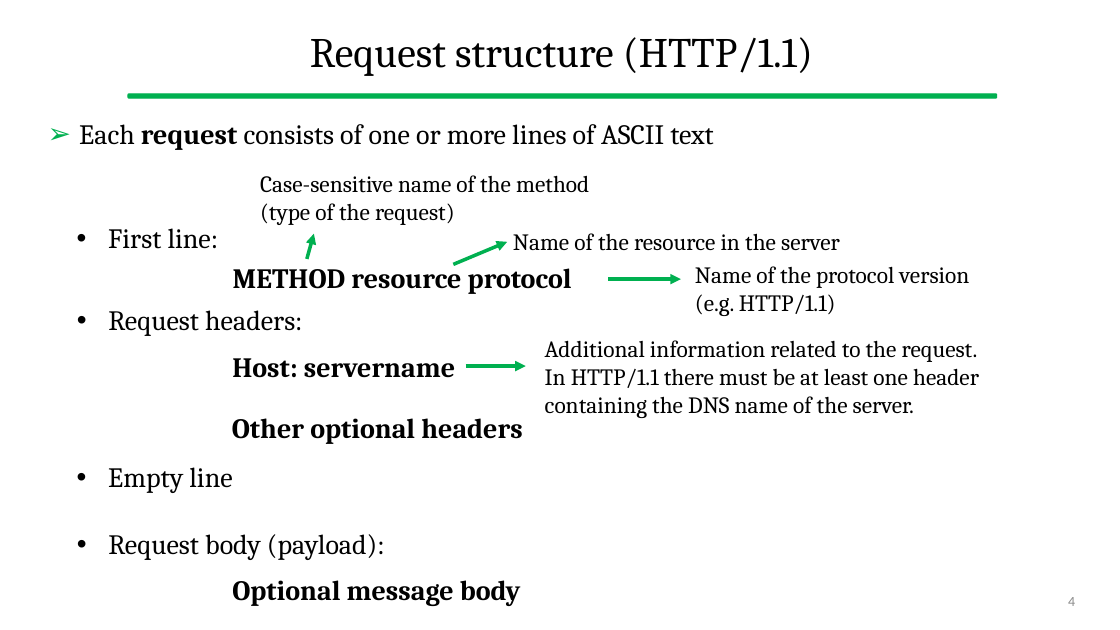
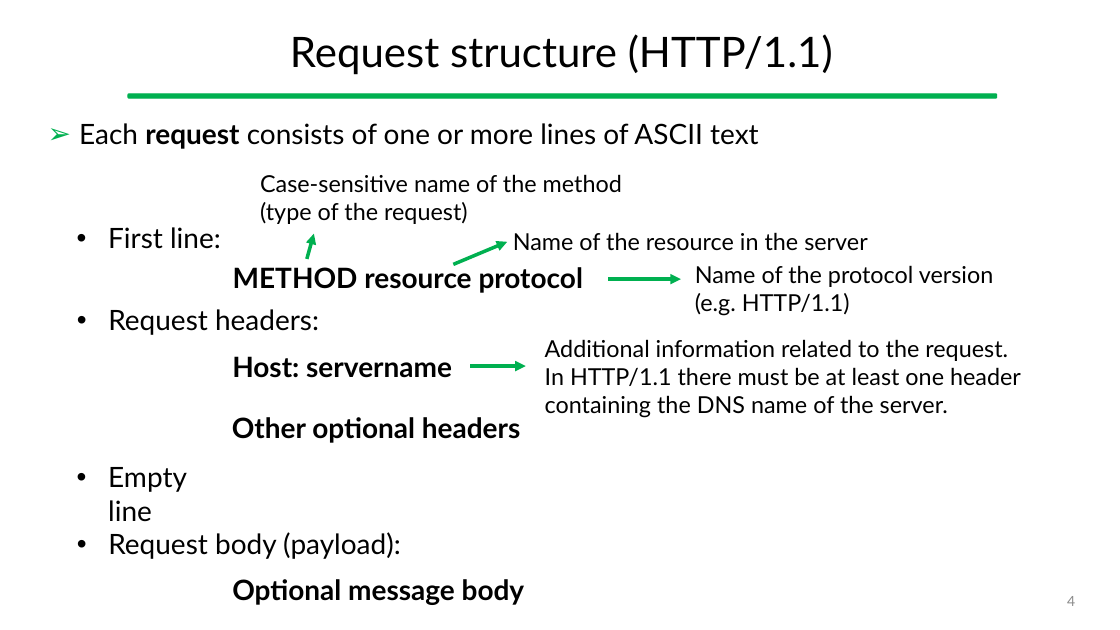
Before and after one commit to gcappon/bwthw, a slide deck: slide 4 of theory_05-http/theory_05-http.pptx. Drawn at 1120x630 pixels with LibreOffice and Linux fonts; fonts in the diff are those of the drawing. Boxes give left, top, right and bottom in pixels: in the first picture for what was removed or moved away, otherwise in the second. Text is boxed around its words. In the diff, an @@ line names an element or a change of style, - is before the commit and + after.

```diff
--- a/theory_05-http/theory_05-http.pptx
+++ b/theory_05-http/theory_05-http.pptx
@@ arrow moved from (465, 366) - (526, 366) to (471, 366) - (526, 366) @@
@@ font Cambria to Lato in 14 elements at bbox=[290, 34, 833, 75], bbox=[79, 123, 759, 149], bbox=[695, 265, 993, 316], bbox=[513, 232, 868, 250], bbox=[260, 174, 622, 224], bbox=[108, 532, 401, 559], bbox=[545, 339, 1021, 418], bbox=[108, 227, 221, 249], bbox=[108, 309, 319, 335], bbox=[232, 579, 525, 605], bbox=[232, 417, 521, 443], bbox=[232, 356, 452, 378], bbox=[233, 264, 583, 293], bbox=[108, 467, 187, 522] @@
@@ page number at bbox=[1067, 596, 1075, 606]: font Calibri to Lato @@
```
Also in this commit, not shown: 34 other slides changed, 2 slides added, 3 slides removed, 3 other files.
